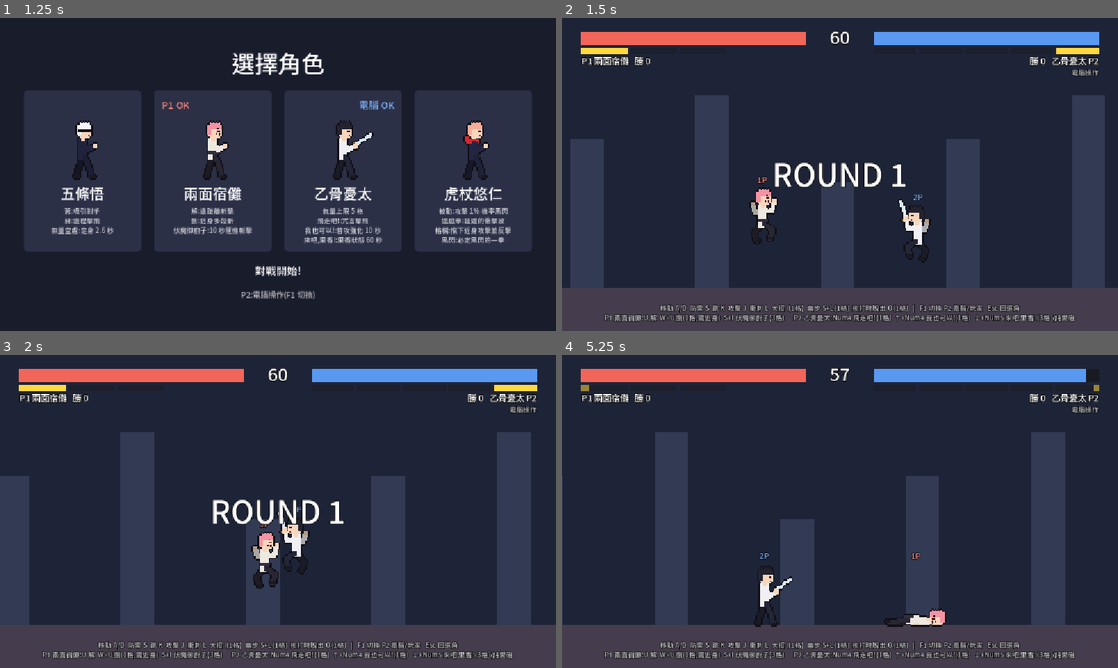
Above: before the commit, frames 1-4 (two rows, left to right).
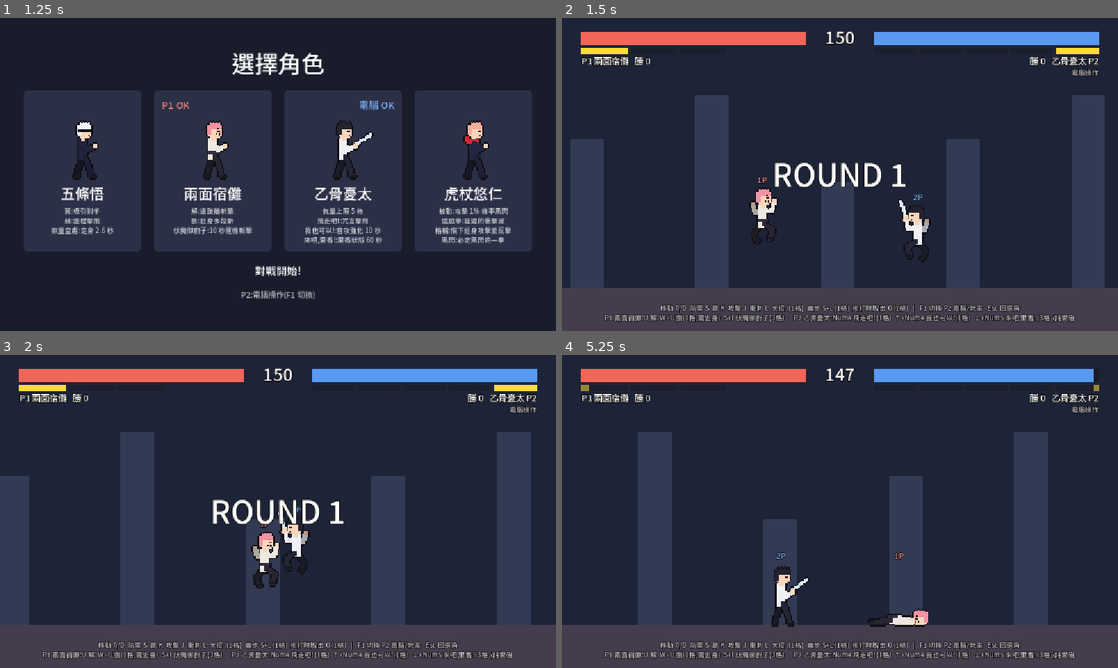
Above: after the commit, the same moments.

Repository: tyboy0407/anifight
Game: Godot game, scene res://scenes/select.tscn
Same seed, same stepped clock (60 frames per second), same inputs: the game is played once before the commit and once after it.
Inputs (mouse positions are in pixels of both pictures, inside the frame that each line leads up to):
- Up to frame 1 (1.25 s): tap Enter (ui_accept) at 0.5, 0.77 s; move the mouse to (400, 158) at 0.52 s; hold D from 0.53 s (still down); tap J at 0.6 s; click (400, 158) at 0.67 s
- Up to frame 2 (1.5 s): keep holding D; move the mouse to (728, 190) at 1.27 s; tap K at 1.35 s
- Up to frame 3 (2 s): keep holding D; tap Enter (ui_accept) at 1.52 s
- Up to frame 4 (5.25 s): move the mouse to (895, 442) at 2.02 s; release D at 2.03 s; hold A 2.03-2.78 s; tap L at 2.1 s; move the mouse to (812, 574) at 2.77 s; hold D 2.78-4.28 s; tap I at 2.85 s; click (812, 574) at 2.92 s; tap Enter (ui_accept) at 3.02, 3.77, 4.52 s; move the mouse to (1006, 558) at 3.52 s; tap O at 3.6 s; move the mouse to (673, 464) at 4.27 s; hold A 4.28-5.03 s; tap U at 4.35 s; move the mouse to (867, 511) at 5.02 s; hold D from 5.03 s (still down); tap J at 5.1 s; click (867, 511) at 5.17 s

Frame 1 is identical in both runs. In frame 2, 0.2% of the frame differs, in the area x 47-53%, y 4-9%; in frame 3, 0.2%; in frame 4, 13%, in the area x 0-96%, y 4-87%.

Commit message:
Allow air juggles, raise health to 2500, black flash on guard
- Health 1000 -> 2500 for every fighter; round time 60s -> 150s.
- Launched fighters can be hit until they land. Only the launch that
  ends a 10-hit combo stays protected.
- Chain enders launch higher and less far so a dash can catch up;
  air hits push horizontally at 30% to keep the target in reach.
- Escape (burst) also works while being juggled; touch dash button
  and the CPU follow the same rule.
- Yuji's black flash now triggers on guarded hits (doubled chip
  damage) and still starts Flow.

Co-Authored-By: Claude Fable 5.2 <noreply@anthropic.com>

Diff:
--- a/scripts/characters/yuji.gd
+++ b/scripts/characters/yuji.gd
@@ -4,6 +4,7 @@
 ##
 ## 被動
 ##   黑閃:所有攻擊命中時有 1% 機率觸發,該次傷害 2 倍,並進入心流狀態。
+##         對手防禦住也會觸發(傷害為防禦減免後的 2 倍)。
 ##   心流:持續 30 秒,期間持續回復氣量,黑閃機率提升到 10%。
 ##         心流期間再觸發黑閃不會刷新時間,要等心流結束才能重新進入。
 ## 招式
@@ -87,7 +88,7 @@
 		AttackData.make(40, 0.05, 0.10, 0.16, Vector2(60, -70), Vector2(70, 36), Vector2(170, 0), 0.32),
 		AttackData.make(45, 0.06, 0.10, 0.16, Vector2(62, -62), Vector2(76, 40), Vector2(180, 0), 0.32),
 		AttackData.make(55, 0.07, 0.10, 0.18, Vector2(66, -58), Vector2(86, 46), Vector2(190, 0), 0.34),
-		AttackData.make(95, 0.10, 0.12, 0.30, Vector2(72, -65), Vector2(100, 60), Vector2(440, -540), 0.0, true, 230.0),
+		AttackData.make(95, 0.10, 0.12, 0.30, Vector2(72, -65), Vector2(100, 60), CHAIN_LAUNCH, 0.0, true, 230.0),
 	]
 	_ultimate_move = AttackData.make(ULTIMATE_DAMAGE, 0.16, 0.14, 0.40, Vector2(90, -62), Vector2(170, 90), Vector2(720, -560), 0.0, true, 420.0)
 	_ultimate_move.builds_energy = false
@@ -166,12 +167,14 @@
 	return _doubled[move]
 
 
-## 出手後:這一擊真的打中(沒被防禦、對手不是無敵)才算觸發黑閃。
+## 出手後:這一擊有碰到對手就算觸發黑閃,被防禦住也算(傷害是防禦減免後的 2 倍)。
+## 對手無敵、或攻擊被格檔抵銷時不算。
 func _finish_strike(target: Fighter) -> void:
 	if not _strike_flash:
 		return
 	_strike_flash = false
-	if target.health >= _strike_health or target.state == State.GUARD:
+	# 防禦中的對手剩 1 滴血時不會再扣血,但仍然算是打在防禦上
+	if target.health >= _strike_health and target.state != State.GUARD:
 		return
 	_callout("黑閃", FLASH_COLOR)
 	_spark(target.global_position + Vector2(0, -60))
--- a/scripts/characters/yuta.gd
+++ b/scripts/characters/yuta.gd
@@ -128,7 +128,7 @@
 
 
 func _slash(damage: int, startup: float, recovery: float, hitstun: float, launches: bool) -> AttackData:
-	var knockback := Vector2(440, -540) if launches else Vector2(170, 0)
+	var knockback := CHAIN_LAUNCH if launches else Vector2(170, 0)
 	var move := AttackData.make(damage, startup, 0.10, recovery, Vector2(80, -62), Vector2(120, 56), knockback, hitstun, launches, 230.0 if launches else 130.0)
 	move.color = Color(0.85, 0.92, 1.0, 0.75)
 	return move
--- a/scripts/cpu_controller.gd
+++ b/scripts/cpu_controller.gd
@@ -49,11 +49,12 @@
 	var away := "left" if dx > 0.0 else "right"
 	var roll := randf()
 
+	if me.can_escape():
+		# 地面硬直或在空中被追打
+		if me.energy >= Fighter.ESCAPE_COST and roll < 0.2:
+			_press("escape", TAP)
+		return
 	match me.state:
-		Fighter.State.HITSTUN:
-			if me.energy >= Fighter.ESCAPE_COST and roll < 0.2:
-				_press("escape", TAP)
-			return
 		Fighter.State.DOWN:
 			if roll < 0.5:
 				_press("dash", TAP)
--- a/scripts/fighter.gd
+++ b/scripts/fighter.gd
@@ -28,6 +28,11 @@
 const COMBO_DAMAGE_STEP := 0.1
 const COMBO_DAMAGE_FLOOR := 0.3
 const COMBO_HIT_LIMIT := 10
+# 浮空中被普通招式打到時:往上彈的速度,以及水平擊退的縮小比例。
+const AIR_HIT_POP := -300.0
+const AIR_HIT_PUSH_SCALE := 0.3
+## 普攻連段最後一擊的擊飛方向:打高、不打遠,衝刺追上去還來得及在空中接著打。
+const CHAIN_LAUNCH := Vector2(250, -700)
 ## 耗氣招式用的連段編號:視為地面招式,但不能再接下一段。
 const SPECIAL_STEP := 99
 
@@ -47,7 +52,7 @@
 
 @export var player_id: int = 1
 @export var body_color: Color = Color(0.9, 0.35, 0.3)
-@export var max_health: int = 1000
+@export var max_health: int = 2500
 ## 氣量上限(每格 100)。預設三格,個別角色可以在場景裡調整。
 @export var max_energy: int = MAX_ENERGY
 ## 角色素材資料夾(內含 sheet.png 與 sheet.json)。留空或沒有素材時以色塊顯示。
@@ -94,6 +99,8 @@
 var _cast_fired := false
 var _combo_hits := 0
 var _combo_damage := 0
+## 連段到達上限後的那次擊飛:落地前不能再被追打。一般的擊飛則可以在空中被連擊。
+var _launch_protected := false
 var _has_sprite := false
 var _current_anim := ""
 var _anim_restart := false
@@ -123,7 +130,7 @@
 	_ground_moves = [
 		AttackData.make(40, 0.06, 0.10, 0.18, Vector2(60, -70), Vector2(70, 36), Vector2(180, 0), 0.32),
 		AttackData.make(50, 0.07, 0.10, 0.20, Vector2(65, -60), Vector2(80, 40), Vector2(200, 0), 0.34),
-		AttackData.make(90, 0.10, 0.12, 0.30, Vector2(70, -65), Vector2(95, 60), Vector2(420, -520), 0.0, true, 220.0),
+		AttackData.make(90, 0.10, 0.12, 0.30, Vector2(70, -65), Vector2(95, 60), CHAIN_LAUNCH, 0.0, true, 220.0),
 	]
 	_air_move = AttackData.make(60, 0.05, 0.20, 0.10, Vector2(45, -40), Vector2(80, 60), Vector2(260, 0), 0.30, false, 0.0)
 	# 大招(耗 1 格):前衝的大範圍擊飛,可以從連段第一、二段取消接上。
@@ -302,7 +309,9 @@
 
 
 func _tick_launched() -> void:
-	if _state_time > 0.05 and _landed():
+	if can_escape() and _pressed("escape") and _spend_energy(ESCAPE_COST):
+		_start_burst()
+	elif _state_time > 0.05 and _landed():
 		velocity.x = 0.0
 		_set_state(State.DOWN)
 
@@ -407,8 +416,8 @@
 
 ## 被打出短暫硬直,不造成傷害、不計入連段。用於格檔反擊這類「打斷對手」的效果。
 func stagger(duration: float) -> void:
-	if is_invulnerable():
-		return
+	if is_invulnerable() or state == State.LAUNCHED:
+		return  # 已經被打飛在空中的對手維持浮空,不會被拉回站立硬直
 	_set_hitbox(false)
 	velocity.x = 0.0
 	_stun_time = duration
@@ -424,8 +433,17 @@
 	return INF
 
 
+## 倒地、起身、幽步、脫出與 KO 期間無敵。被擊飛在空中時仍然可以被追打,
+## 只有連段到達上限的那次擊飛例外。
 func is_invulnerable() -> bool:
-	return state in [State.KO, State.DOWN, State.GETUP, State.LAUNCHED, State.TELEPORT, State.BURST]
+	if state == State.LAUNCHED:
+		return _launch_protected
+	return state in [State.KO, State.DOWN, State.GETUP, State.TELEPORT, State.BURST]
+
+
+## 現在能不能用受擊脫出:地面硬直中,或是在空中被追打時。
+func can_escape() -> bool:
+	return state == State.HITSTUN or (state == State.LAUNCHED and not _launch_protected)
 
 
 ## 幽步:瞬間移動到對手背後。
@@ -528,7 +546,7 @@
 	return SUPER_COST
 
 
-## 被招式命中。倒地、起身、被擊飛、幽步、脫出與 KO 期間無敵。
+## 被招式命中。倒地、起身、幽步、脫出與 KO 期間無敵;浮空時可以被連擊。
 func take_hit(move: AttackData, attacker: Fighter) -> void:
 	if is_invulnerable():
 		return
@@ -555,15 +573,18 @@
 		velocity = Vector2(away * 350.0, -450.0)
 		_set_state(State.KO, true)
 		defeated.emit(self)
+	elif _combo_hits >= COMBO_HIT_LIMIT:
+		# 連段到達上限:強制擊飛倒地,落地前不能再被追打,結束這段連段。
+		velocity = Vector2(away * move.knockback.x, move.knockback.y) if move.launches else Vector2(away * 320.0, -420.0)
+		_set_state(State.LAUNCHED, true)
+		_launch_protected = true
 	elif move.launches:
 		velocity = Vector2(away * move.knockback.x, move.knockback.y)
 		_set_state(State.LAUNCHED, true)
-	elif _combo_hits >= COMBO_HIT_LIMIT:
-		# 連段到達上限:強制擊飛倒地,結束這段連段。
-		velocity = Vector2(away * 320.0, -420.0)
-		_set_state(State.LAUNCHED, true)
-	elif not is_on_floor():
-		velocity = Vector2(away * move.knockback.x, -300.0)
+	elif state == State.LAUNCHED or not is_on_floor():
+		# 浮空中被打:再往上彈一下,落地前可以繼續被連擊。
+		# 空中沒有地面摩擦,水平擊退要縮小,不然第二下就會被推出攻擊範圍。
+		velocity = Vector2(away * move.knockback.x * AIR_HIT_PUSH_SCALE, AIR_HIT_POP)
 		_set_state(State.LAUNCHED, true)
 	elif state == State.STUNNED:
 		# 定身中被普通招式打到:扣血但維持定身,不重置時間。
@@ -582,6 +603,7 @@
 	state = new_state
 	_state_time = 0.0
 	_anim_restart = true
+	_launch_protected = false
 	if new_state == State.IDLE:
 		_end_combo()
 
--- a/scripts/main.gd
+++ b/scripts/main.gd
@@ -10,7 +10,7 @@
 const VIEW_HALF := 520.0
 const SPAWN_GAP := 220.0
 const ROUNDS_TO_WIN := 2
-const ROUND_TIME := 60.0
+const ROUND_TIME := 150.0
 const ROUND_END_DELAY := 2.2
 const COMMON_HINT := "移動 A/D  防禦 S  跳 K  攻擊 J  衝刺 L  大招 I(1格)  幽步 S+L(1格)  挨打時脫出 O(1格)   |   F1 切換 P2 電腦/玩家   Esc 回選角"
 
--- a/scripts/touch_controls.gd
+++ b/scripts/touch_controls.gd
@@ -104,7 +104,7 @@
 # ---------- 衝刺鍵 ----------
 
 func _is_hit() -> bool:
-	return fighter != null and fighter.state == Fighter.State.HITSTUN
+	return fighter != null and fighter.can_escape()
 
 
 func _is_teleporting() -> bool:
